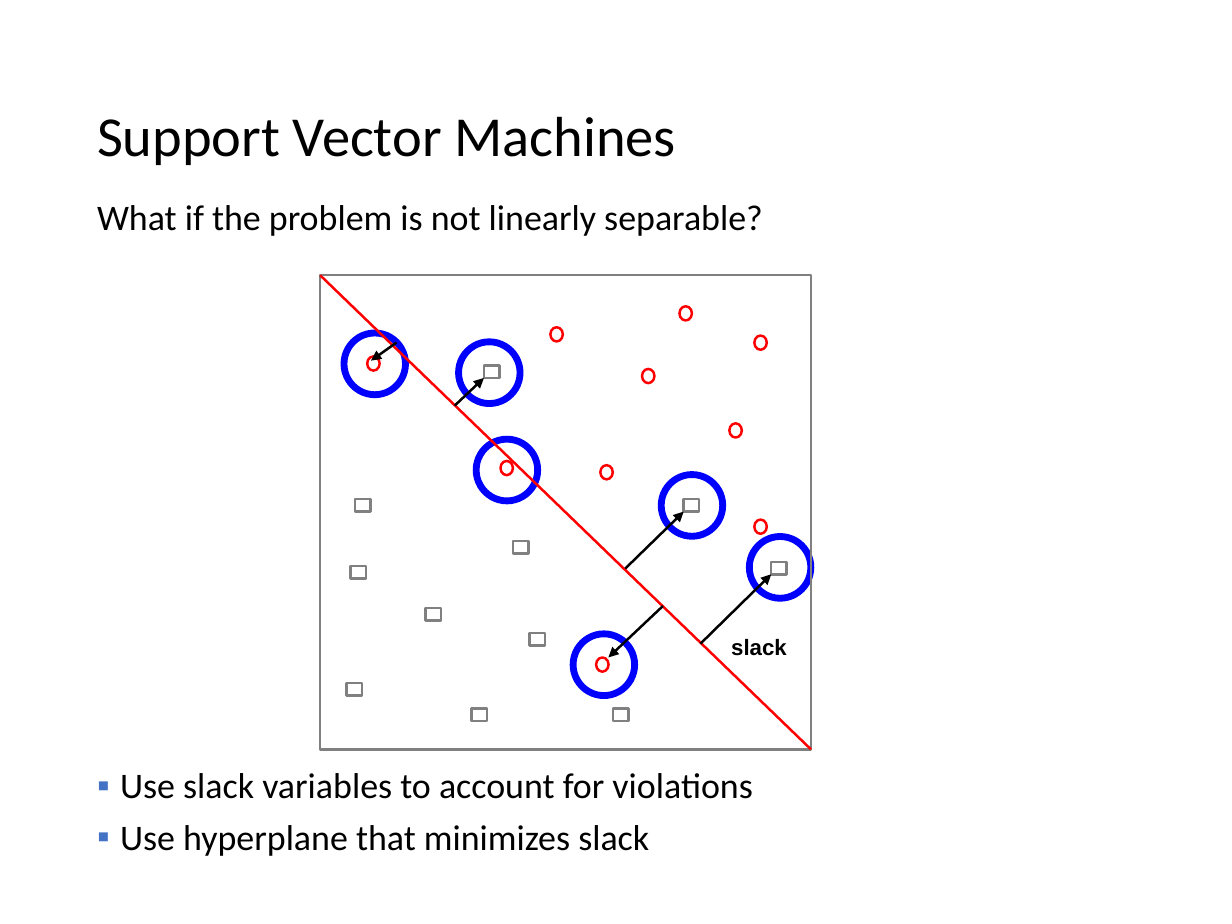
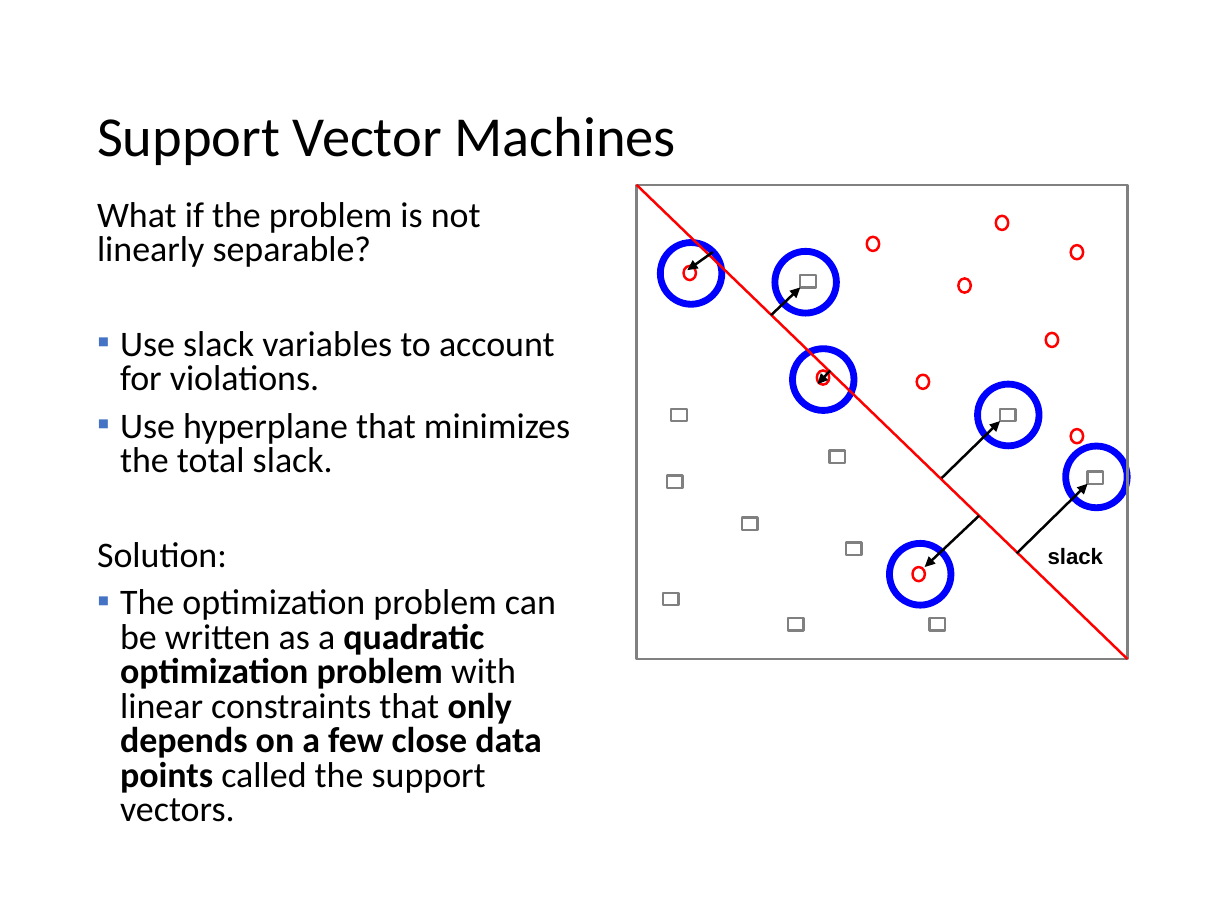
Before and after one commit to mhahsler/Introduction_to_Data_Mining_R_Examples, a slide deck: slide 62 of slides/chap4_alternative_classification.pptx (slide 66 before the commit). Drawn at 1232x924 pixels with LibreOffice and Linux fonts; fonts in the diff are those of the drawing. Boxes give left, top, right and bottom in pixels: in the first picture for what was removed or moved away, otherwise in the second. Text is boxed around its words. In the diff, an @@ line names an element or a change of style, - is before the commit and + after.

```diff
--- a/slides/chap4_alternative_classification.pptx
+++ b/slides/chap4_alternative_classification.pptx
@@ text at box(97, 202, 481, 267): line spacing 0.9 to 0.8 @@
@@ 16 ellipses, 12 rectangles, 5 arrows, 1 text, 1 line: place and size @@
-16 ellipses, 12 rectangles, 5 arrows, 1 text, 1 line at box(320, 275, 811, 749)
+16 ellipses, 12 rectangles, 5 arrows, 1 text, 1 line at box(637, 185, 1127, 659)
@@ text at box(97, 331, 570, 822): text changed @@
-▪ Use slack variables to account for violations
-▪ Use hyperplane that minimizes slack
+▪ Use slack variables to account for violations.
+▪ Use hyperplane that minimizes the total slack.
+Solution:
+▪ The optimization problem can be written as a quadratic optimization problem with linear constraints that only depends on a few close data points called the support vectors.
@@ arrow added from (830, 371) to (818, 384), #000000 1.45 pt @@
```
Also in this commit, not shown: 19 other slides changed, 9 slides removed, 1 other file.
